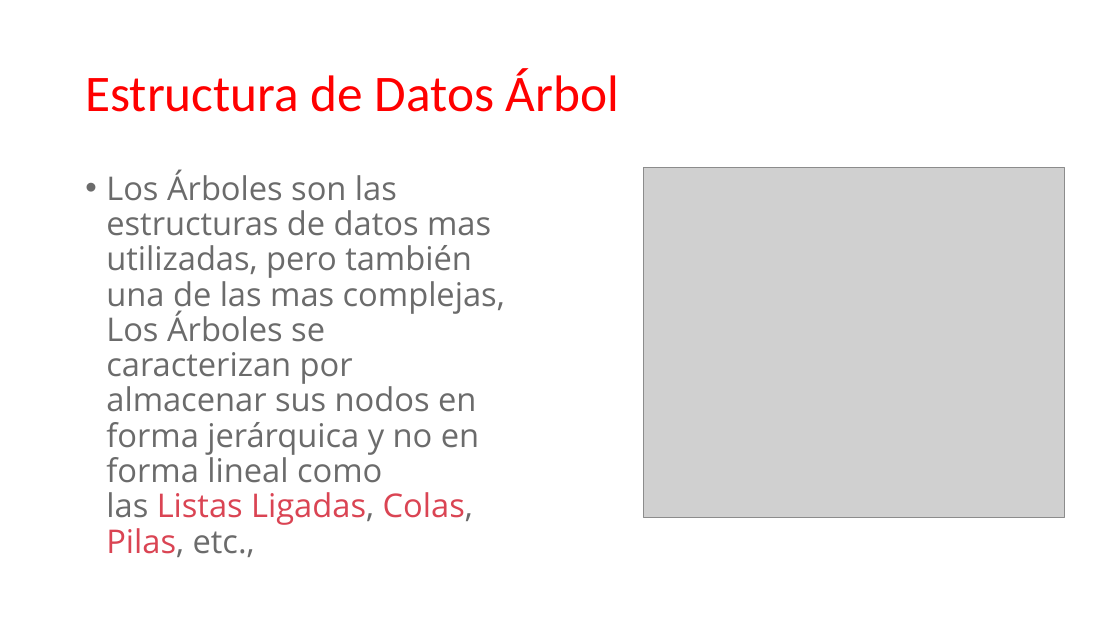
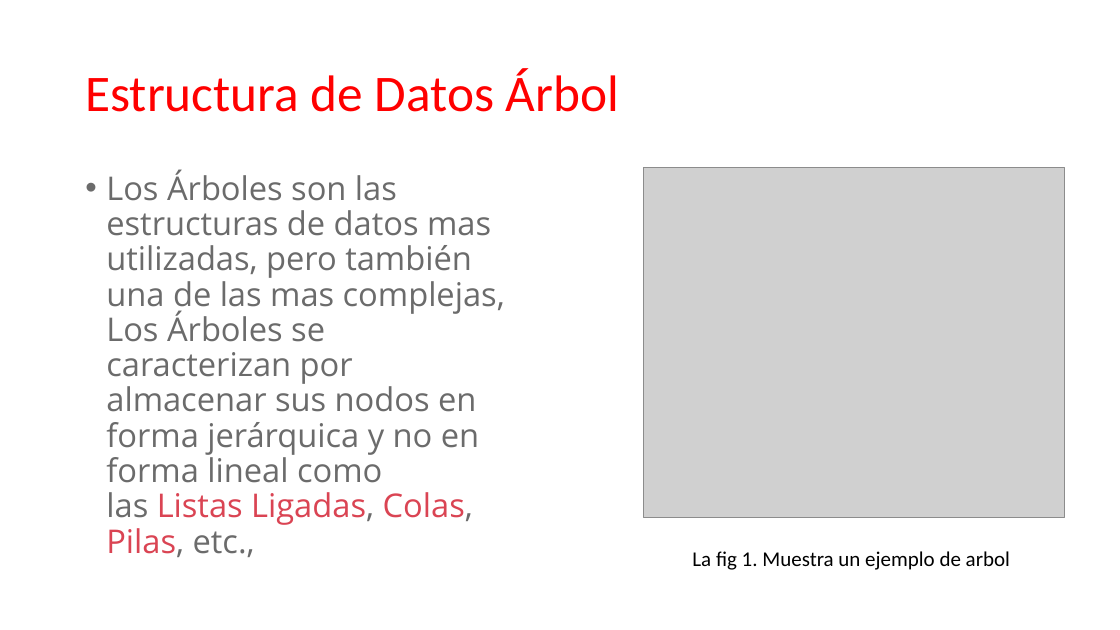
Before and after one commit to julissah/EDA-M, a slide deck: slide 2 of EDA-M2/Presentacion/Arboles_Grupo3.pptx. Drawn at 1120x630 pixels with LibreOffice and Linux fonts; fonts in the diff are those of the drawing; grey boxes stand for pictures. Boxes give left, top, right and bottom in pixels: in the first picture for what was removed or moved away, otherwise in the second. Text is boxed around its words. In the diff, an @@ line names an element or a change of style, - is before the commit and + after.

```diff
--- a/EDA-M2/Presentacion/Arboles_Grupo3.pptx
+++ b/EDA-M2/Presentacion/Arboles_Grupo3.pptx
@@ text added at <box>692,551,1010,570</box>, 18 pt, text #000000 @@
+La fig 1. Muestra un ejemplo de arbol
```
Also in this commit, not shown: 4 other slides changed.
